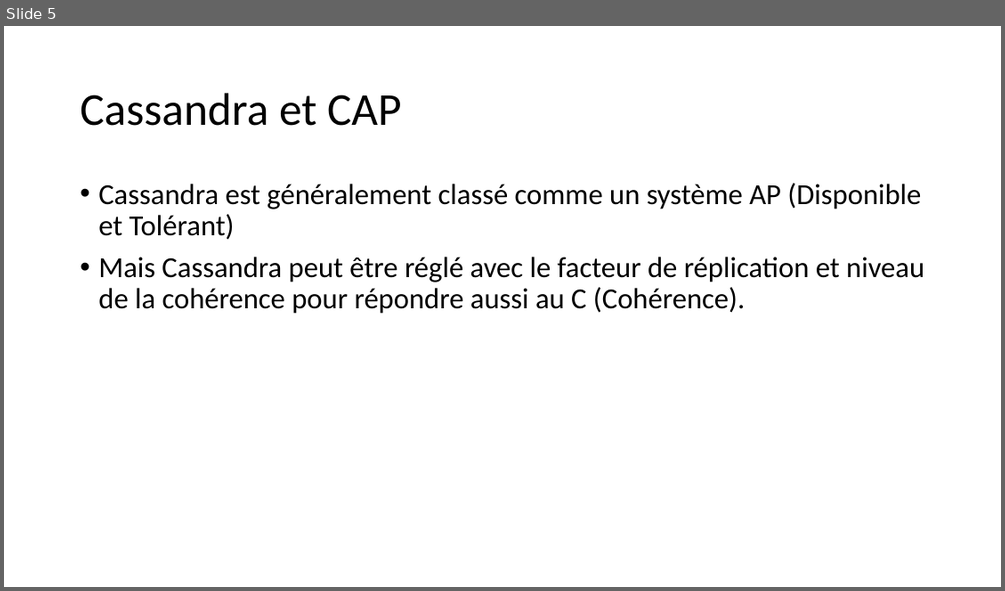
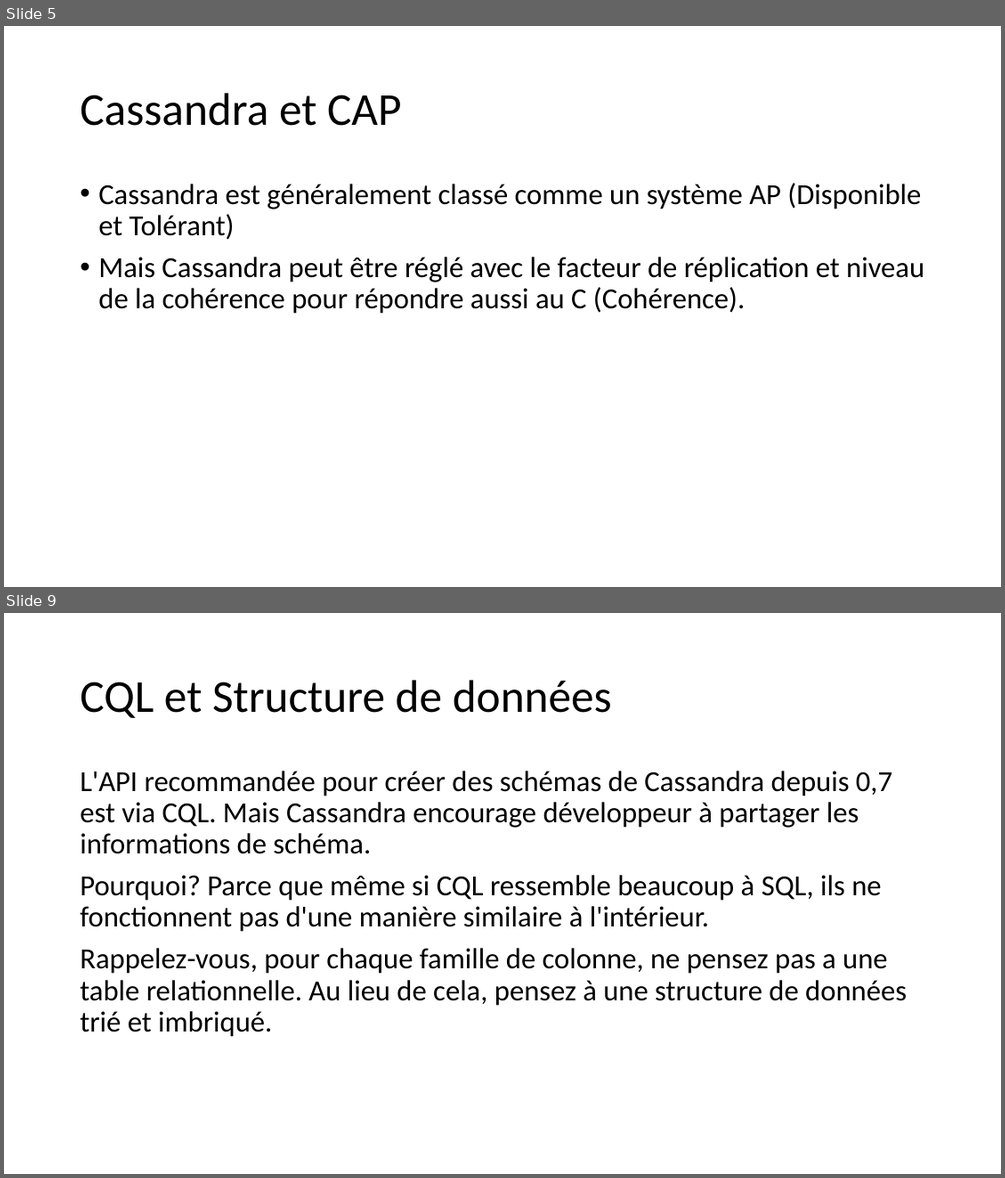
Before and after one commit to khalilbsaibes/cassandra, a slide deck: Cassandra.pptx. Shown one above the other, each under a label of ours: slide 5 before the commit, slides 5 and 9 after it; the slides between them are not shown. The pictures are 1005x591 and 1005x1178 pixels, drawn with LibreOffice and Linux fonts; fonts in the diff are those of the drawing. Boxes give left, top, right and bottom in pixels: in the first picture for what was removed or moved away, otherwise in the second. Text is boxed around its words. In the diff, an @@ line names an element or a change of style, - is before the commit and + after.

```diff
--- a/Cassandra.pptx
+++ b/Cassandra.pptx
@@ slide 9 added at box(4, 613, 1001, 1174), background #FFFFFF @@
@@ title added at box(80, 680, 612, 718), 44 pt, text #000000 @@
+CQL et Structure de données
@@ text added at box(80, 771, 906, 1037), 28 pt, text #000000 @@
+L'API recommandée pour créer des schémas de Cassandra depuis 0,7 est via CQL. Mais Cassandra encourage développeur à partager les informations de schéma.
+Pourquoi? Parce que même si CQL ressemble beaucoup à SQL, ils ne fonctionnent pas d'une manière similaire à l'intérieur.
+Rappelez-vous, pour chaque famille de colonne, ne pensez pas a une table relationnelle. Au lieu de cela, pensez à une structure de données trié et imbriqué.
```
Also in this commit, not shown: 3 slides changed, 7 other slides added.
